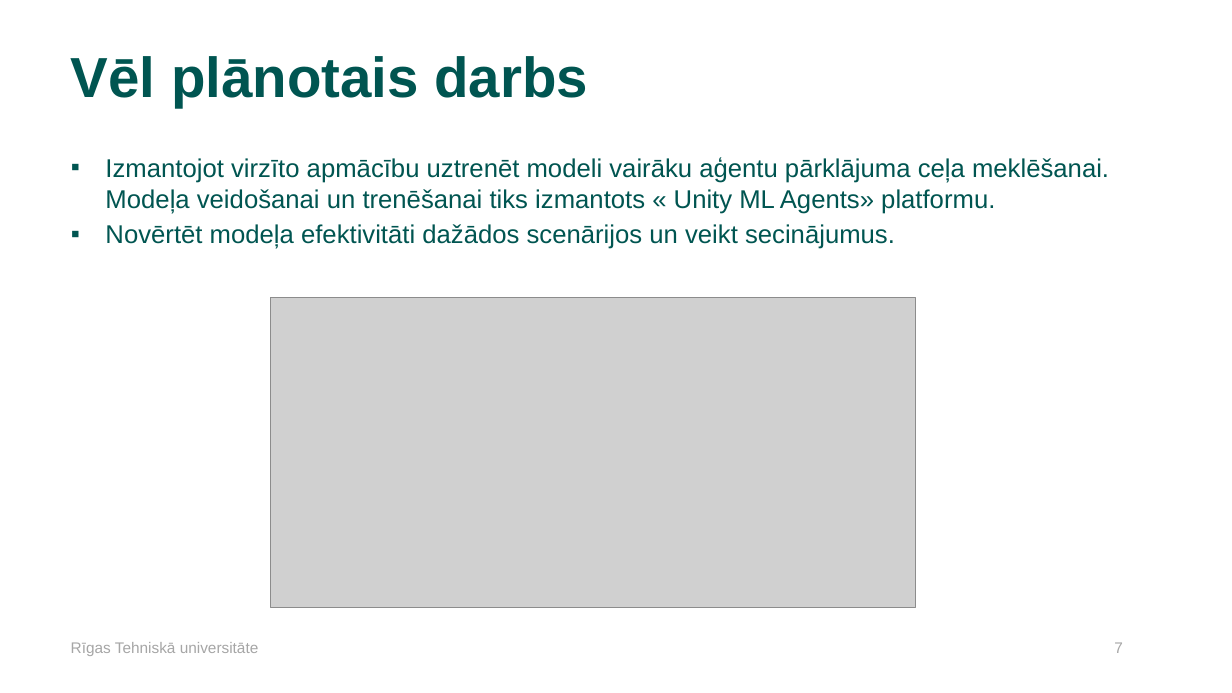
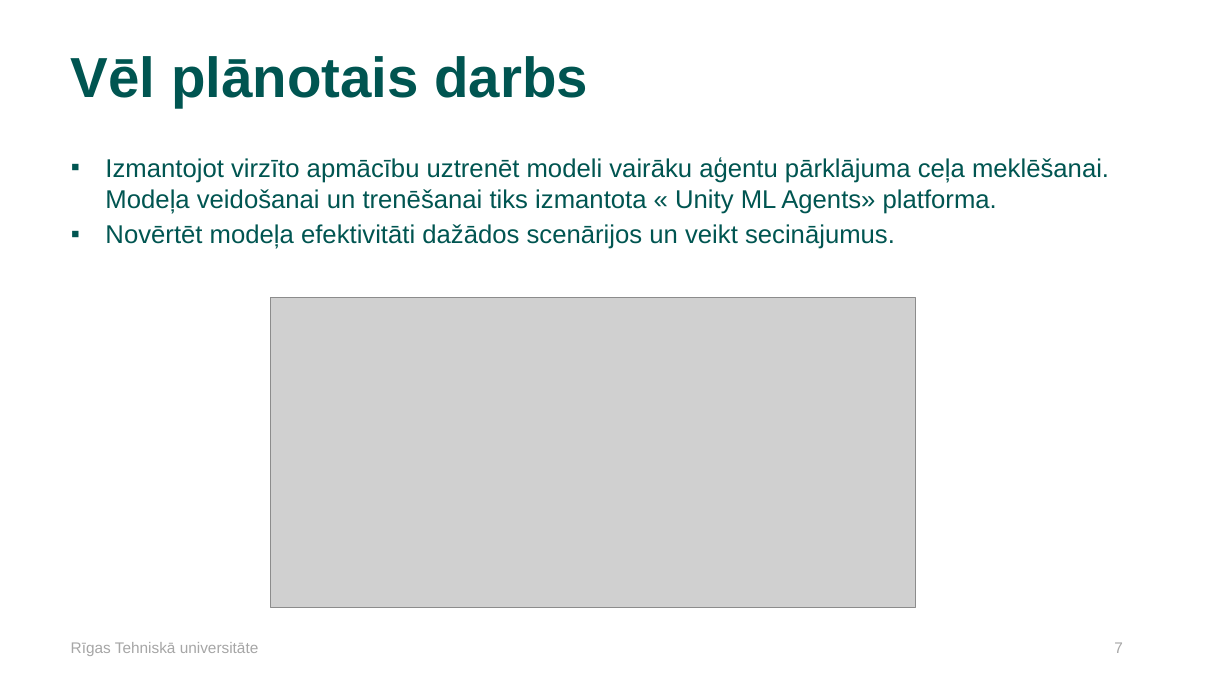
Before and after one commit to daladno19/Thesis-simulation, a slide deck: slide 7 of Misc/bakalaura_darbs.pptx. Drawn at 1232x693 pixels with LibreOffice and Linux fonts; fonts in the diff are those of the drawing; grey boxes stand for pictures; background and template pictures are left out. Boxes give left, top, right and bottom in pixels: in the first picture for what was removed or moved away, otherwise in the second. Text is boxed around its words. In the diff, an @@ line names an element or a change of style, - is before the commit and + after.

```diff
--- a/Misc/bakalaura_darbs.pptx
+++ b/Misc/bakalaura_darbs.pptx
@@ text at [105,157,1109,214]: text changed @@
-▪ Izmantojot virzīto apmācību uztrenēt modeli vairāku aģentu pārklājuma ceļa meklēšanai. Modeļa veidošanai un trenēšanai tiks izmantots « Unity ML Agents» platformu.
+▪ Izmantojot virzīto apmācību uztrenēt modeli vairāku aģentu pārklājuma ceļa meklēšanai. Modeļa veidošanai un trenēšanai tiks izmantota « Unity ML Agents» platforma.
```
Also in this commit, not shown: 2 other slides changed.
